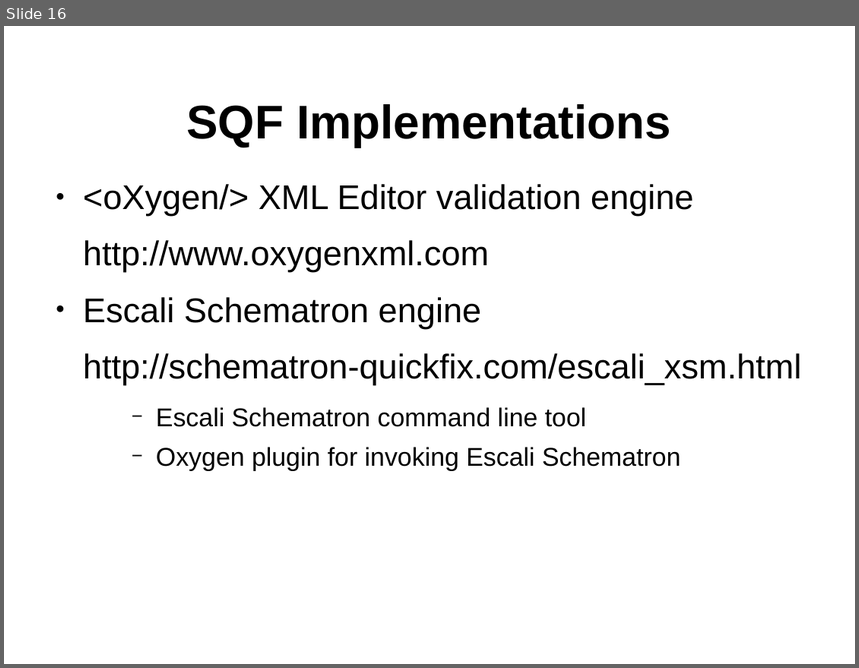
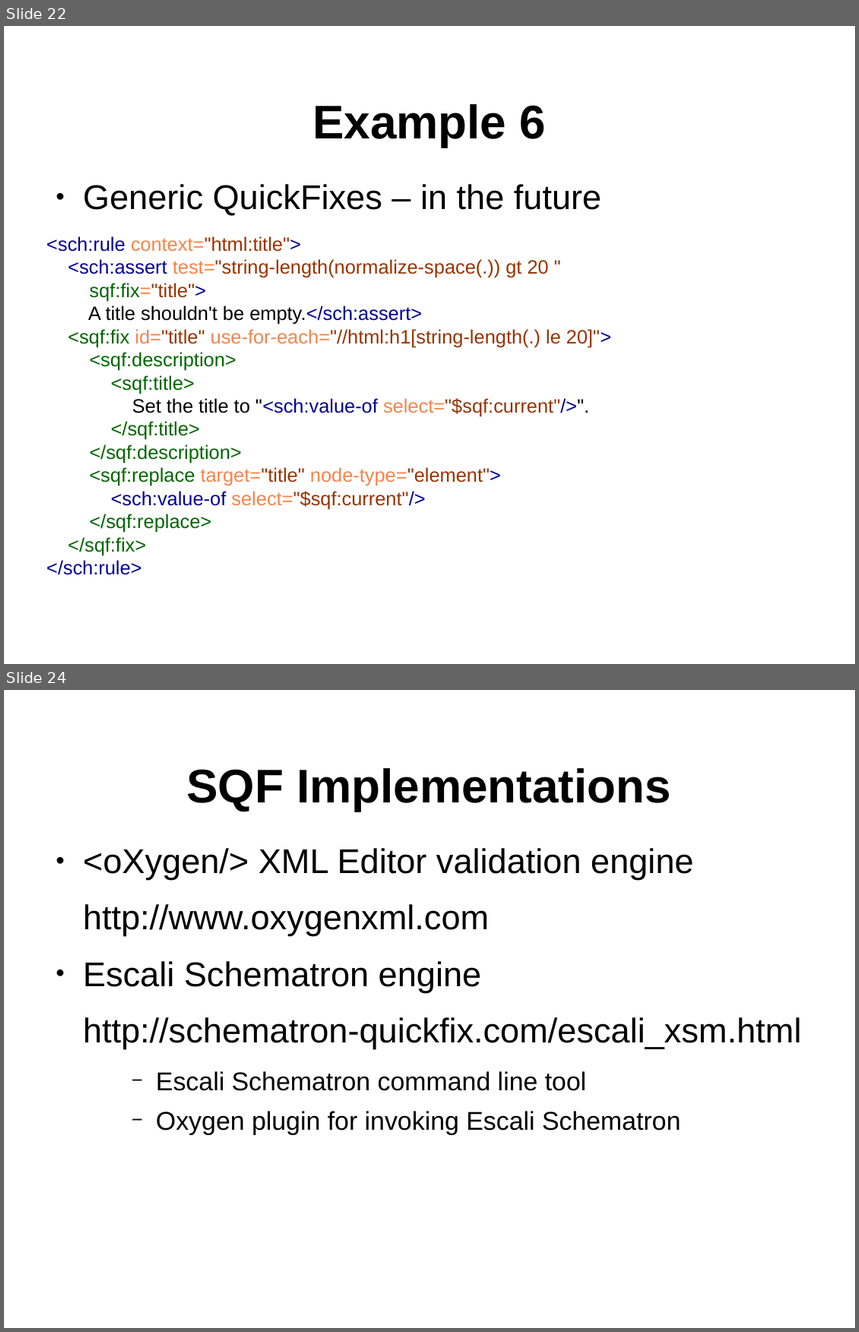
Before and after one commit to octavianN/Schematron-QuickFix-Language-Presentation, a slide deck: Final/SQF.odp. Shown one above the other, each under a label of ours: slide 16 before the commit, slides 22 and 24 after it; the slides between them are not shown. The pictures are 859x668 and 859x1332 pixels, drawn with LibreOffice and Linux fonts; fonts in the diff are those of the drawing; background and template pictures are left out. Boxes give left, top, right and bottom in pixels: in the first picture for what was removed or moved away, otherwise in the second. Text is boxed around its words. In the diff, an @@ line names an element or a change of style, - is before the commit and + after.

```diff
--- a/Final/SQF.odp
+++ b/Final/SQF.odp
@@ slide 22 added at <box>4,26,855,664</box>, background #FFFFFF; not listed: 1 template element that a slide beside it also shows @@
@@ title added at <box>313,104,547,147</box>, 44 pt, text #000000, bold @@
+Example 6
@@ text added at <box>47,184,611,556</box>, 18 pt, text #993300 @@
+● Generic QuickFixes – in the future
+<sch:rule context="html:title">
+<sch:assert test="string-length(normalize-space(.)) gt 20 "
+sqf:fix="title">
+A title shouldn't be empty.</sch:assert>
+<sqf:fix id="title" use-for-each="//html:h1[string-length(.) le 20]">
+<sqf:description>
+<sqf:title>
+Set the title to "<sch:value-of select="$sqf:current"/>".
+</sqf:title>
+</sqf:description>
+<sqf:replace target="title" node-type="element">
+<sch:value-of select="$sqf:current"/>
+</sqf:replace>
+</sqf:fix>
+</sch:rule>
@@ what was slide 16 is now slide 24 @@
```
Also in this commit, not shown: 9 slides changed, 8 other slides added, 1 slide removed, 19 other files.
